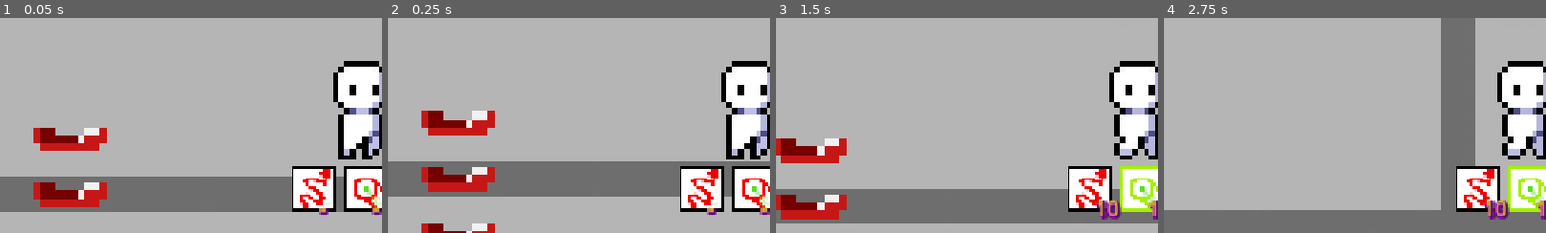
Above: before the commit, frames 1-4 (left to right).
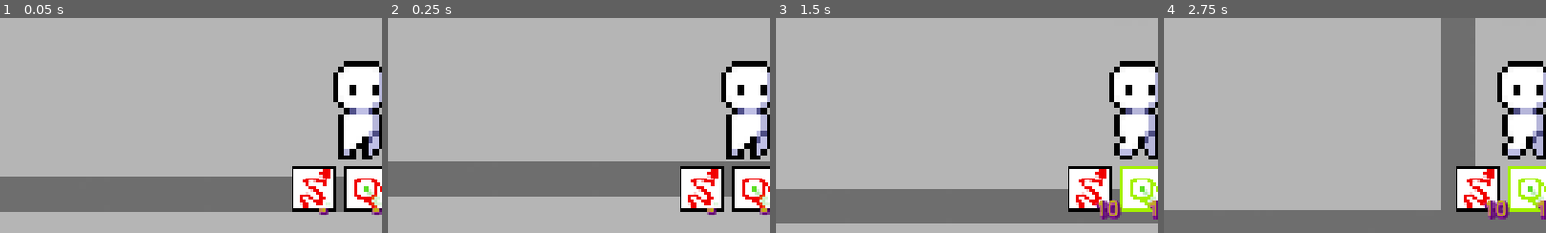
Above: after the commit, the same moments.

Repository: neonvalkyrie02/summer-game-jam26
Game: Godot game, scene res://main.tscn
Two runs of this game, one before a commit and one after it. Both use one fixed random seed, a clock stepped at 60 frames per second and the inputs below.
Inputs (mouse positions are % of the whole screen's width and height, from its top left):
- Up to frame 1 (0.05 s): no input
- Up to frame 2 (0.25 s): no input
- Up to frame 3 (1.5 s): click (48, 90) at 0.52 s; tap Enter at 1.25 s; hold Right (ui_right) from 1.28 s (still down); tap Up (ui_up) at 1.35 s
- Up to frame 4 (2.75 s): keep holding Right (ui_right); tap Up (ui_up) at 1.52, 1.82, 2.27, 2.3, 2.57 s; tap Shift (action_sprint) at 2.1 s
The pictures show only the part of the screen within x 0-50%, y 50-100%; the shares and areas given below are measured in that part.

The runs differ from the first frame. In frame 1, 3.5% of the frame differs, in the area x 8-28%, y 51-88%; in frame 2, 4.1%, in the area x 8-28%, y 43-100%; in frame 3, 3.5%; in frame 4, nothing differs.

Commit message:
Reenable colliders on ladders, change positions

Diff:
--- a/main.tscn
+++ b/main.tscn
@@ -15,11 +15,11 @@
 scale = Vector2(10, 10)
 
 [node name="Ladder" parent="Submarine" index="2" unique_id=39722444]
-position = Vector2(457.30008, -67.5)
+position = Vector2(376.9, -64.2)
 scale = Vector2(1.2300001, 1.3365386)
 
 [node name="Ladder2" parent="Submarine" index="3" unique_id=160112773]
-position = Vector2(685.99994, -70.1)
+position = Vector2(644.49994, -66.7)
 
 [node name="Hud" parent="." unique_id=1829554576 instance=ExtResource("3_h2yge")]
 
--- a/player.gd
+++ b/player.gd
@@ -28,7 +28,6 @@
 	# Add the gravity.
 	if not is_on_floor() and not on_ladder:
 		velocity += get_gravity() * delta
-		set_collision_mask_value(1, true)
 
 
 	use = false
@@ -38,14 +37,10 @@
 	if Input.is_action_just_pressed("ui_up") and is_on_floor():
 		velocity.y = JUMP_VELOCITY
 		sit = false
-		set_collision_mask_value(1, true)
-	if ladder_direction and on_ladder and is_on_floor():
-		set_collision_mask_value(1, true)
 
 	if ladder_direction and on_ladder:
 		position.y +=  LADDER_VELOCITY * -ladder_direction * delta
 		sit = false
-		set_collision_mask_value(1, false)
 
 
 
--- a/submarine.tscn
+++ b/submarine.tscn
@@ -56,9 +56,9 @@
 shape = SubResource("RectangleShape2D_k4f85")
 
 [node name="Ladder" parent="." unique_id=39722444 instance=ExtResource("2_k4f85")]
-position = Vector2(506, -64)
+position = Vector2(377.00003, -64)
 scale = Vector2(1.1, 1.25)
 
 [node name="Ladder2" parent="." unique_id=160112773 instance=ExtResource("2_k4f85")]
-position = Vector2(657, -68)
+position = Vector2(644, -67.00001)
 scale = Vector2(1.2499945, 1.4134619)
